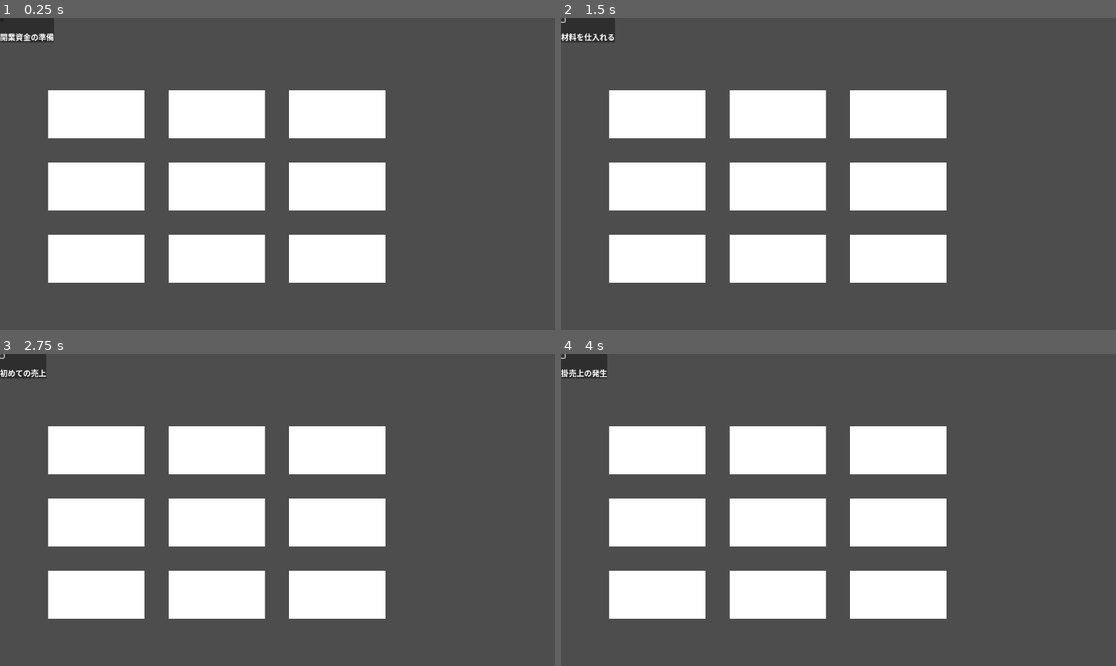
Above: before the commit, frames 1-4 (two rows, left to right).
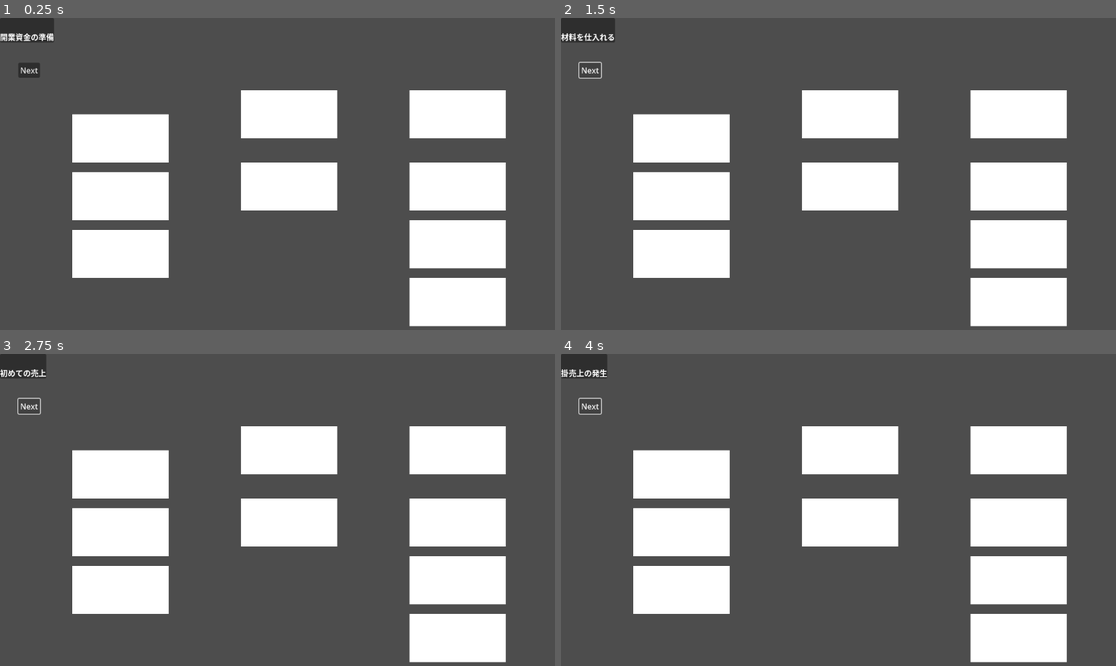
Above: after the commit, the same moments.

Repository: mjXmsdgh/BokiNodes
Game: Godot game, scene res://scenes/main.tscn
Same seed, same stepped clock (60 frames per second), same inputs: the game is played once before the commit and once after it. The project has no main scene, so this scene is started directly.
Inputs (mouse positions are in pixels of both pictures, inside the frame that each line leads up to; where the layout moved, square brackets give the same spot in the first picture):
- Up to frame 1 (0.25 s): no input
- Up to frame 2 (1.5 s): click (588, 71) [561, 21] at 0.5 s; click (588, 71) [561, 21] at 1.25 s
- Up to frame 3 (2.75 s): click (27, 407) [0, 357] at 2 s
- Up to frame 4 (4 s): tap Enter at 2.75 s; tap Space at 3.5 s

The runs differ from the first frame. In frame 1, 32% of the frame differs, in the area x 3-92%, y 14-99%; in frame 2, 32%; in frame 3, 32%; in frame 4, 32%.

Commit message:
Categorize and layout account nodes by type
Nodes are now grouped by account type and positioned according to bookkeeping conventions, improving scene organization and clarity. Also updated NextButton offsets and label in the UI.

Diff:
--- a/bokinode/scenes/main.gd
+++ b/bokinode/scenes/main.gd
@@ -29,19 +29,33 @@
 # Ledgerに登録されている勘定科目の数だけ、BokiNodeを生成・配置する
 func _setup_nodes():
 	var all_accounts = Ledger.accounts.values()
-	for i in range(all_accounts.size()):
-		var account_data = all_accounts[i]
+
+	# 勘定科目の種類ごとにノードを整理するための辞書
+	var categorized_nodes: Dictionary = {
+		Account.Type.ASSET: [],
+		Account.Type.LIABILITY: [],
+		Account.Type.EQUITY: [],
+		Account.Type.REVENUE: [],
+		Account.Type.EXPENSE: [],
+	}
+
+	for account_data in all_accounts:
 		var node_instance = BokiNodeScene.instantiate()
-
-		# TODO: ここで各ノードを適切な位置に配置するロジックを追加
-		node_instance.position = Vector2(100 + (i % 3) * 250, 150 + (i / 3) * 150)
-
 		boki_node_container.add_child(node_instance)
 		boki_nodes[account_data.id] = node_instance
+		node_instance.setup(account_data)
+		categorized_nodes[account_data.account_type].append(node_instance)
 
-		# シーンツリーに追加した後で初期設定を呼び出す
-		node_instance.setup(account_data)
+	# 簿記のレイアウトに合わせて配置（左側に資産、右側にその他）
+	_layout_nodes(categorized_nodes[Account.Type.ASSET], Vector2(150, 200))
+	_layout_nodes(categorized_nodes[Account.Type.LIABILITY], Vector2(500, 150))
+	_layout_nodes(categorized_nodes[Account.Type.EQUITY], Vector2(500, 300))
+	_layout_nodes(categorized_nodes[Account.Type.REVENUE], Vector2(850, 150))
+	_layout_nodes(categorized_nodes[Account.Type.EXPENSE], Vector2(850, 300))
 
+func _layout_nodes(nodes: Array, start_pos: Vector2):
+	for i in range(nodes.size()):
+		nodes[i].position = start_pos + Vector2(0, i * 120)
 
 # 各種シグナルを対応する関数に接続する
 func _connect_signals():
--- a/bokinode/scenes/main.tscn
+++ b/bokinode/scenes/main.tscn
@@ -28,5 +28,8 @@
 layout_mode = 2
 
 [node name="NextButton" type="Button" parent="UI"]
-offset_right = 8.0
-offset_bottom = 8.0
+offset_left = 38.0
+offset_top = 93.0
+offset_right = 83.0
+offset_bottom = 124.0
+text = "Next"
